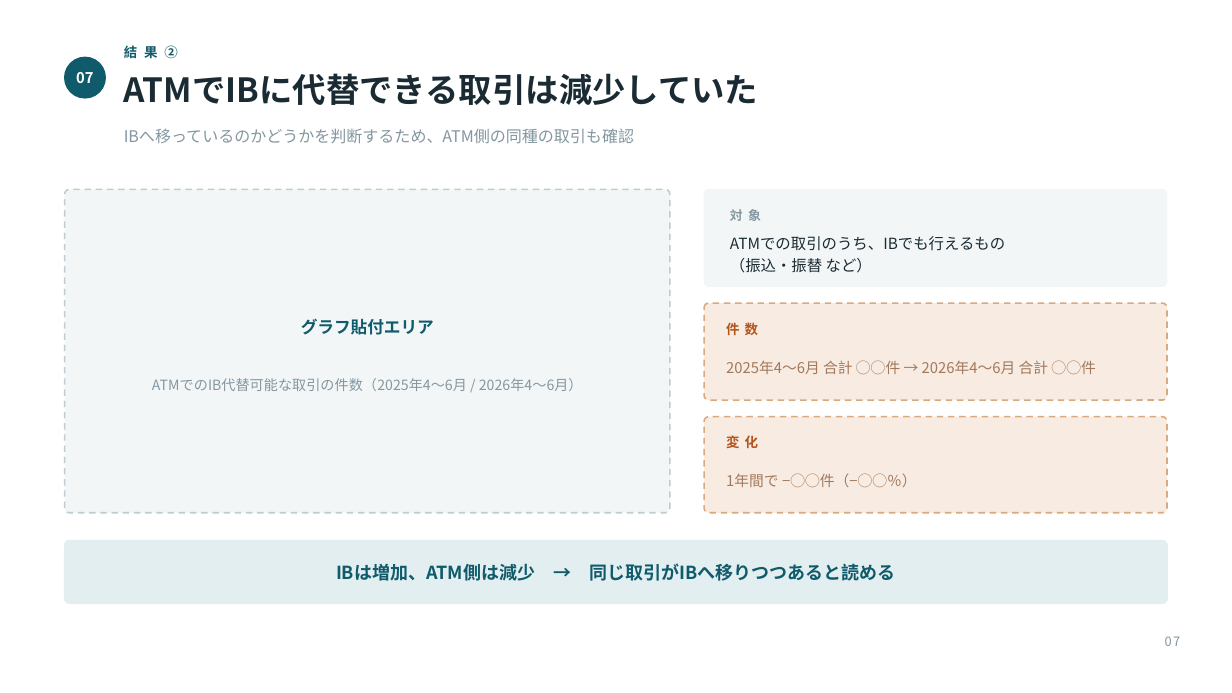
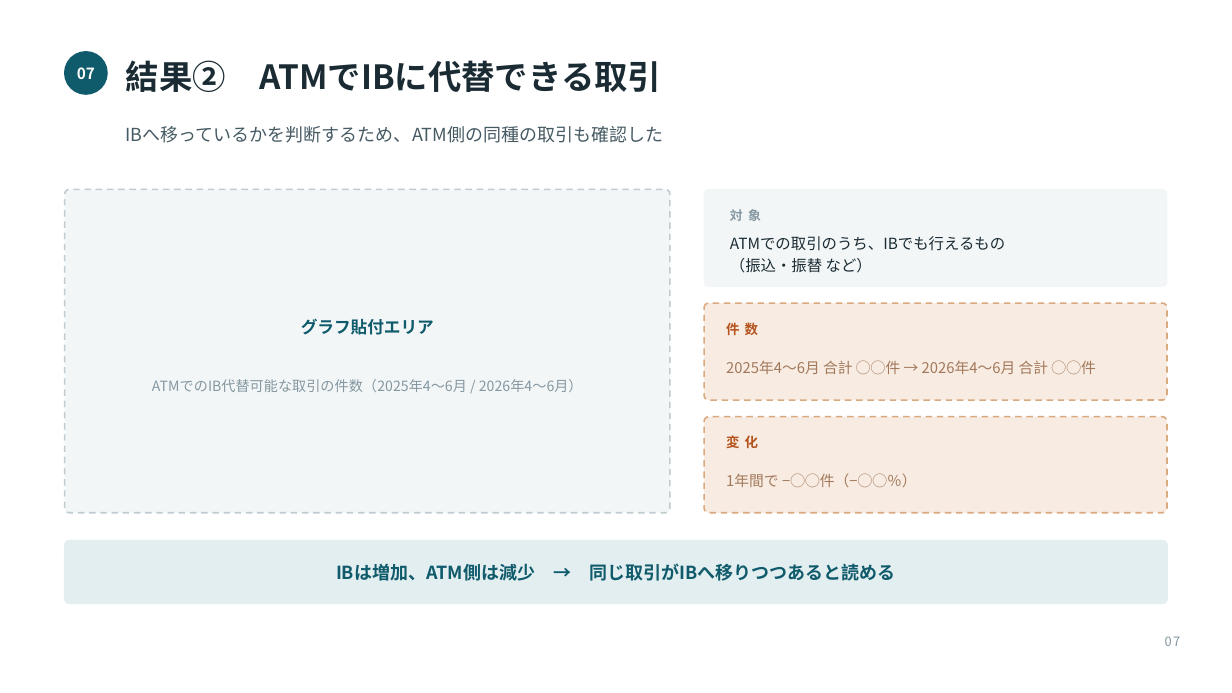
Before and after one commit to takumi66666/my-website, a slide deck: slide 7 of presentation/DYNATREK_成果発表.pptx. Drawn at 1232x693 pixels with LibreOffice and Linux fonts; fonts in the diff are those of the drawing. Boxes give left, top, right and bottom in pixels: in the first picture for what was removed or moved away, otherwise in the second. Text is boxed around its words. In the diff, an @@ line names an element or a change of style, - is before the commit and + after.

```diff
--- a/presentation/DYNATREK_成果発表.pptx
+++ b/presentation/DYNATREK_成果発表.pptx
@@ text "07" at <box>77,67,95,79</box>: size 11.5 to 12 pt @@
@@ ellipse: place and size @@
-ellipse at <box>65,57,105,98</box>
+ellipse at <box>65,52,107,94</box>
@@ text removed at <box>124,73,758,105</box> @@
-ATMでIBに代替できる取引は減少していた
@@ text at <box>126,60,661,92</box>: text changed; size 10.5 to 26 pt; text colour #0F5A6B to #1A2B33 @@
-結 果 ②
+結果② ATMでIBに代替できる取引
@@ text at <box>126,126,664,143</box>: text changed; size 12.5 to 14 pt; text colour #8497A0 to #465A63 @@
-IBへ移っているのかどうかを判断するため、ATM側の同種の取引も確認
+IBへ移っているかを判断するため、ATM側の同種の取引も確認した
```
Also in this commit, not shown: 8 other slides changed, 1 other file.
